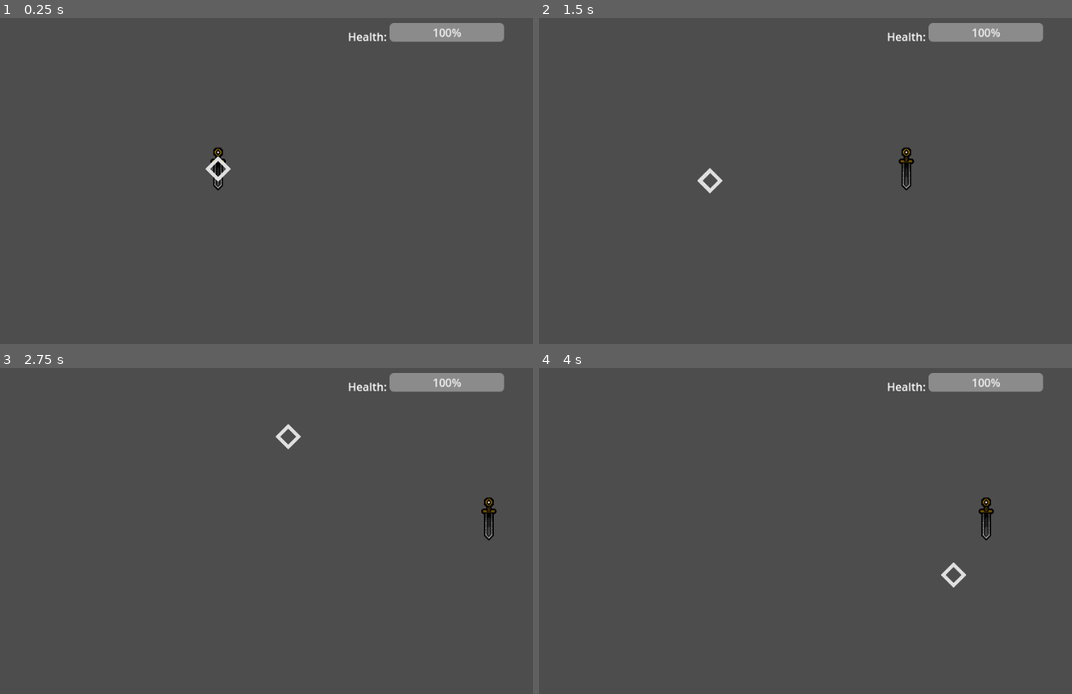
Above: before the commit, frames 1-4 (two rows, left to right).
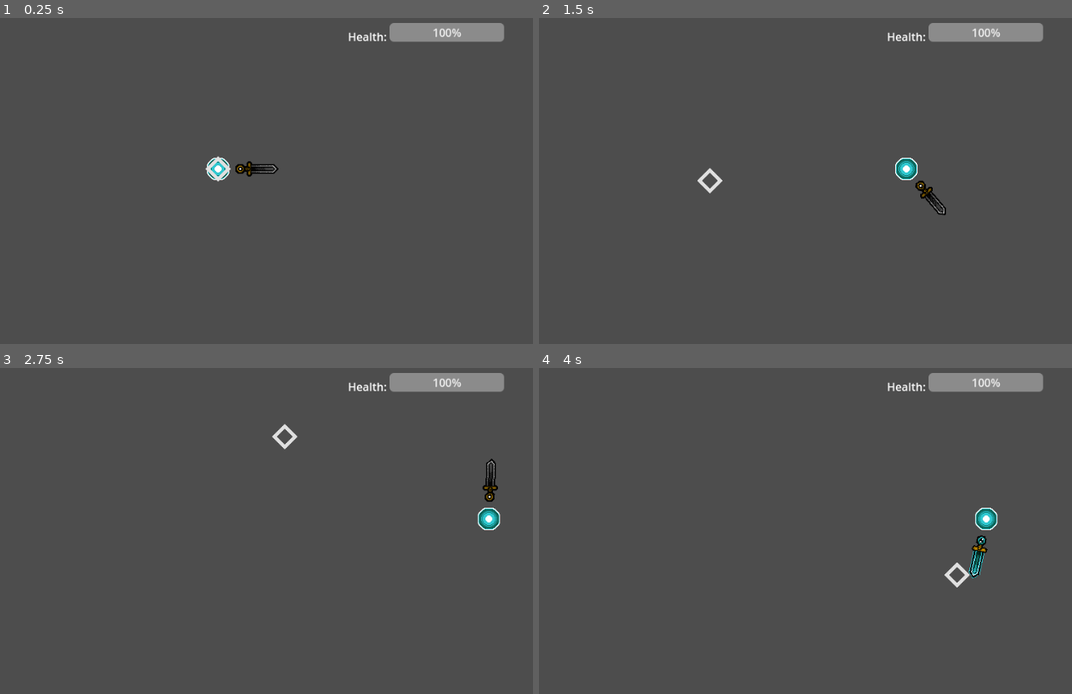
Above: after the commit, the same moments.

Repository: TheRealComedian/sam-pj16
Game: Godot game, scene res://scenes/game.tscn
The game is run twice, just before and just after one commit, with the same random seed, the same clock (stepped at 60 frames per second) and the same inputs.
Inputs (mouse positions are in pixels of both pictures, inside the frame that each line leads up to):
- Up to frame 1 (0.25 s): no input
- Up to frame 2 (1.5 s): tap Enter at 0.5 s; move the mouse to (901, 151) at 0.52 s; hold D (move_right) 0.53-1.25 s; click (901, 151) at 0.6 s; drag from (624, 187) to (880, 167) at 1.27 s
- Up to frame 3 (2.75 s): tap Space at 2 s; move the mouse to (282, 436) at 2.02 s; hold D (move_right) from 2.03 s (still down); hold Ctrl from 2.03 s (still down); click (282, 436) at 2.3 s
- Up to frame 4 (4 s): release D (move_right) at 2.75 s; release Ctrl at 2.75 s; drag from (725, 592) to (554, 462) at 2.77 s; tap Enter at 3.5 s; move the mouse to (954, 573) at 3.52 s; hold A (move_left) from 3.53 s (still down); tap Z at 3.6 s; click (954, 573) at 3.8 s

The runs differ from the first frame. In frame 1, 0.4% of the frame differs, in the area x 38-53%, y 39-53%; in frame 2, 0.5%; in frame 3, 0.7%; in frame 4, 0.8%, in the area x 75-87%, y 39-68%.

Commit message:
added weapon base class and sword base class
other changes include:
- moved cursor from player to main scene
- changed a lot of the player code and functionality, moving some to weapon states and reorganizing others

Diff:
--- a/project.godot
+++ b/project.godot
@@ -90,6 +90,11 @@
 , Object(InputEventJoypadMotion,"resource_local_to_scene":false,"resource_name":"","device":-1,"axis":0,"axis_value":1.0,"script":null)
 ]
 }
+attack={
+"deadzone": 0.5,
+"events": [Object(InputEventMouseButton,"resource_local_to_scene":false,"resource_name":"","device":-1,"window_id":0,"alt_pressed":false,"shift_pressed":false,"ctrl_pressed":false,"meta_pressed":false,"button_mask":1,"position":Vector2(100, 15),"global_position":Vector2(109, 61),"factor":1.0,"button_index":1,"canceled":false,"pressed":true,"double_click":false,"script":null)
+]
+}
 
 [layer_names]
 
--- a/scenes/components/hitbox_component.tscn
+++ b/scenes/components/hitbox_component.tscn
@@ -3,4 +3,6 @@
 [ext_resource type="Script" path="res://scenes/components/hitbox_component.gd" id="1_6okwp"]
 
 [node name="Hitbox" type="Area2D"]
+collision_layer = 8
+collision_mask = 96
 script = ExtResource("1_6okwp")
--- a/scenes/components/hurtbox_component.tscn
+++ b/scenes/components/hurtbox_component.tscn
@@ -3,6 +3,8 @@
 [ext_resource type="Script" path="res://scenes/components/hurtbox_component.gd" id="1_3pb4x"]
 
 [node name="Hurtbox" type="Area2D"]
+collision_layer = 4
+collision_mask = 8
 script = ExtResource("1_3pb4x")
 
 [connection signal="area_entered" from="." to="." method="_on_area_entered"]
--- a/scenes/entities/player/player.gd
+++ b/scenes/entities/player/player.gd
@@ -4,15 +4,7 @@
 @export var movement_speed: int = 300
 const momentum = 1200
 const friction = 600
-@onready var cursor: AnimatedSprite2D = $Cursor
-@onready var cursor_ray: RayCast2D = $CursorFacing
 @export var health_component: HealthComponent
-
-## rotation angle to orient something towards the cursor
-##NOTE: default resting position is facing right (0.0)
-var angle_to_cursor: float:
-	get():
-		return self.get_angle_to(get_global_mouse_position())
 
 func _ready():
 	if Global.player:
@@ -21,12 +13,8 @@
 	Global.player = self
 	Global.hud.health_bar.connect_health(health_component)
 
-func _physics_process(delta: float) -> void:
-	cursor.global_position = get_global_mouse_position()
-	# Placeholder visual to show what direction a weapon would be facing
-	cursor_ray.rotation = angle_to_cursor
-
+func _physics_process(delta):
 	var input_direction = Input.get_vector("move_left", "move_right", "move_up", "move_down")
 	if !input_disabled:
-		self.velocity = velocity.move_toward(input_direction * movement_speed, momentum * delta)
+		velocity = velocity.move_toward(input_direction * movement_speed, momentum * delta)
 	move_and_slide()
--- a/scenes/entities/player/player.tscn
+++ b/scenes/entities/player/player.tscn
@@ -1,31 +1,16 @@
-[gd_scene load_steps=10 format=3 uid="uid://c4xyjdvy1qpyx"]
+[gd_scene load_steps=8 format=3 uid="uid://c4xyjdvy1qpyx"]
 
 [ext_resource type="Script" path="res://scenes/entities/player/player.gd" id="1_3evo7"]
-[ext_resource type="Texture2D" uid="uid://c2mkp15l80a7l" path="res://Blade.png" id="2_pnhr1"]
-[ext_resource type="Texture2D" uid="uid://dk3rnrcrrw8yr" path="res://assets/godot/icons/State.png" id="3_sc85x"]
+[ext_resource type="Texture2D" uid="uid://bmyq5fspilx6v" path="res://Wisper Mote.png" id="2_ed7un"]
 [ext_resource type="PackedScene" uid="uid://8p244x1dnspa" path="res://scenes/components/health_component.tscn" id="4_758oi"]
+[ext_resource type="PackedScene" uid="uid://b6ukhia0s6mkl" path="res://scenes/weapons/sword_base/sword.tscn" id="5_6qmra"]
 [ext_resource type="PackedScene" uid="uid://sgkunku4x031" path="res://scenes/components/hurtbox_component.tscn" id="5_23hp3"]
 
 [sub_resource type="RectangleShape2D" id="RectangleShape2D_srh2y"]
-size = Vector2(22, 62)
-
-[sub_resource type="AtlasTexture" id="AtlasTexture_jk3v1"]
-atlas = ExtResource("3_sc85x")
-region = Rect2(0, 0, 256, 256)
-
-[sub_resource type="SpriteFrames" id="SpriteFrames_momce"]
-animations = [{
-"frames": [{
-"duration": 1.0,
-"texture": SubResource("AtlasTexture_jk3v1")
-}],
-"loop": true,
-"name": &"default",
-"speed": 5.0
-}]
+size = Vector2(32, 32)
 
 [sub_resource type="RectangleShape2D" id="RectangleShape2D_445qy"]
-size = Vector2(35.39, 55.2056)
+size = Vector2(32, 32)
 
 [node name="Player" type="CharacterBody2D" node_paths=PackedStringArray("health_component")]
 collision_layer = 2
@@ -34,26 +19,20 @@
 health_component = NodePath("HealthComponent")
 
 [node name="Sprite2D" type="Sprite2D" parent="."]
-texture = ExtResource("2_pnhr1")
+texture = ExtResource("2_ed7un")
 
 [node name="CollisionShape2D" type="CollisionShape2D" parent="."]
 shape = SubResource("RectangleShape2D_srh2y")
 
-[node name="Cursor" type="AnimatedSprite2D" parent="."]
-scale = Vector2(0.142427, 0.142427)
-sprite_frames = SubResource("SpriteFrames_momce")
-frame_progress = 0.716665
+[node name="Hurtbox" parent="." node_paths=PackedStringArray("health_component") instance=ExtResource("5_23hp3")]
+collision_layer = 2
+health_component = NodePath("../HealthComponent")
+metadata/_edit_group_ = true
 
-[node name="CursorFacing" type="RayCast2D" parent="."]
-target_position = Vector2(64, 0)
+[node name="CollisionShape2D" type="CollisionShape2D" parent="Hurtbox"]
+shape = SubResource("RectangleShape2D_445qy")
+debug_color = Color(0.244572, 0.601581, 0.581193, 0.42)
 
 [node name="HealthComponent" parent="." instance=ExtResource("4_758oi")]
 
-[node name="Hurtbox" parent="." node_paths=PackedStringArray("health_component") instance=ExtResource("5_23hp3")]
-position = Vector2(30.305, -15.2056)
-health_component = NodePath("../HealthComponent")
-
-[node name="CollisionShape2D" type="CollisionShape2D" parent="Hurtbox"]
-position = Vector2(-30.305, 11.6028)
-shape = SubResource("RectangleShape2D_445qy")
-debug_color = Color(0.244572, 0.601581, 0.581193, 0.42)
+[node name="Sword" parent="." instance=ExtResource("5_6qmra")]
--- a/scenes/game.gd
+++ b/scenes/game.gd
@@ -1,8 +1,13 @@
 class_name Game extends Node2D
 ## The main scene of the project, within all 2D nodes will be added
+
+@onready var cursor = $Cursor
 
 func _ready():
 	Global.game = self
 
 	#NOTE: this may seem obsolete, but trust me having a separate global signal for the main scene's readiness prevents a lot of issues using the built in ready signal causes
 	SignalBus.main_scene_ready.emit()
+
+func _process(delta):
+	cursor.global_position = get_global_mouse_position()
--- a/scenes/game.tscn
+++ b/scenes/game.tscn
@@ -1,9 +1,25 @@
-[gd_scene load_steps=5 format=3 uid="uid://7wibdi5xwkt"]
+[gd_scene load_steps=8 format=3 uid="uid://7wibdi5xwkt"]
 
 [ext_resource type="Script" path="res://scenes/game.gd" id="1_ilbpj"]
 [ext_resource type="PackedScene" uid="uid://c4xyjdvy1qpyx" path="res://scenes/entities/player/player.tscn" id="2_ie04y"]
 [ext_resource type="Script" path="res://scenes/ui/hud/hud.gd" id="2_nyb4e"]
 [ext_resource type="PackedScene" uid="uid://m4b6gk7f36vg" path="res://scenes/entities/health_bar.tscn" id="3_a6vth"]
+[ext_resource type="Texture2D" uid="uid://dk3rnrcrrw8yr" path="res://assets/godot/icons/State.png" id="5_1cxmy"]
+
+[sub_resource type="AtlasTexture" id="AtlasTexture_jk3v1"]
+atlas = ExtResource("5_1cxmy")
+region = Rect2(0, 0, 256, 256)
+
+[sub_resource type="SpriteFrames" id="SpriteFrames_mk6ck"]
+animations = [{
+"frames": [{
+"duration": 1.0,
+"texture": SubResource("AtlasTexture_jk3v1")
+}],
+"loop": true,
+"name": &"default",
+"speed": 5.0
+}]
 
 [node name="Game" type="Node2D"]
 script = ExtResource("1_ilbpj")
@@ -41,3 +57,7 @@
 [node name="Player" parent="." instance=ExtResource("2_ie04y")]
 
 [node name="Camera2D" type="Camera2D" parent="."]
+
+[node name="Cursor" type="AnimatedSprite2D" parent="."]
+scale = Vector2(0.142427, 0.142427)
+sprite_frames = SubResource("SpriteFrames_mk6ck")
--- /dev/null
+++ b/scenes/weapons/sword_base/sword.gd
@@ -0,0 +1,23 @@
+class_name Sword extends Weapon
+
+@export var sprite: AnimatedSprite2D
+@export var hitbox: CollisionShape2D
+
+@export_category("Animation Durations")
+## time it takes for the active swipe animation, hitbox is active during this timeframe
+@export var swipe_duration: float = 0.3
+## time after swipe animation where action remains disabled before returning t idle state
+@export var cooldown_duration: float = 1.0
+
+func attack():
+	var animation_tween: Tween = get_tree().create_tween()
+	animation_tween.tween_property(self, 'rotation', self.rotation-1.1, 0.1)
+	await animation_tween.finished
+	hitbox.disabled = false
+	sprite.play('active')
+	animation_tween = get_tree().create_tween()
+	animation_tween.tween_property(self, 'rotation', self.rotation+2.1, swipe_duration)
+	await animation_tween.finished
+	hitbox.disabled = true
+	sprite.play('inactive')
+	await Util.wait(cooldown_duration).timeout
--- /dev/null
+++ b/scenes/weapons/sword_base/sword.tscn
@@ -0,0 +1,84 @@
+[gd_scene load_steps=14 format=3 uid="uid://b6ukhia0s6mkl"]
+
+[ext_resource type="PackedScene" uid="uid://b1lpwgiginedg" path="res://scenes/weapons/weapon_base/weapon.tscn" id="1_omrgh"]
+[ext_resource type="Script" path="res://scenes/weapons/sword_base/sword.gd" id="2_7dl35"]
+[ext_resource type="Texture2D" uid="uid://bmdit23huhynx" path="res://Blade Battlforme.png" id="3_4tvn8"]
+[ext_resource type="Texture2D" uid="uid://c2mkp15l80a7l" path="res://Blade.png" id="4_31d6s"]
+[ext_resource type="Texture2D" uid="uid://dglgqnut2mfur" path="res://Inert Blade.png" id="5_mv7co"]
+[ext_resource type="PackedScene" uid="uid://1rq7hjdwqhix" path="res://scenes/components/hitbox_component.tscn" id="6_tj0cf"]
+
+[sub_resource type="AtlasTexture" id="AtlasTexture_m8f8i"]
+atlas = ExtResource("3_4tvn8")
+region = Rect2(0, 0, 64, 64)
+
+[sub_resource type="AtlasTexture" id="AtlasTexture_0jynt"]
+atlas = ExtResource("4_31d6s")
+region = Rect2(0, 0, 64, 64)
+
+[sub_resource type="AtlasTexture" id="AtlasTexture_rk067"]
+atlas = ExtResource("5_mv7co")
+region = Rect2(0, 0, 64, 64)
+
+[sub_resource type="AtlasTexture" id="AtlasTexture_uells"]
+atlas = ExtResource("4_31d6s")
+region = Rect2(0, 0, 64, 64)
+
+[sub_resource type="AtlasTexture" id="AtlasTexture_1bj7e"]
+atlas = ExtResource("5_mv7co")
+region = Rect2(0, 0, 64, 64)
+
+[sub_resource type="SpriteFrames" id="SpriteFrames_kls4t"]
+animations = [{
+"frames": [{
+"duration": 1.0,
+"texture": SubResource("AtlasTexture_m8f8i")
+}],
+"loop": true,
+"name": &"active",
+"speed": 5.0
+}, {
+"frames": [{
+"duration": 4.0,
+"texture": SubResource("AtlasTexture_0jynt")
+}, {
+"duration": 0.1,
+"texture": SubResource("AtlasTexture_rk067")
+}, {
+"duration": 0.2,
+"texture": SubResource("AtlasTexture_uells")
+}, {
+"duration": 0.1,
+"texture": SubResource("AtlasTexture_1bj7e")
+}],
+"loop": true,
+"name": &"inactive",
+"speed": 1.0
+}]
+
+[sub_resource type="CapsuleShape2D" id="CapsuleShape2D_lrx43"]
+radius = 16.0
+height = 48.0
+
+[node name="Sword" node_paths=PackedStringArray("sprite", "hitbox") instance=ExtResource("1_omrgh")]
+script = ExtResource("2_7dl35")
+sprite = NodePath("AnimatedSprite2D")
+hitbox = NodePath("Hitbox/CollisionShape2D")
+swipe_duration = 0.3
+cooldown_duration = 1.0
+
+[node name="AnimatedSprite2D" type="AnimatedSprite2D" parent="." index="2"]
+position = Vector2(56, 0)
+rotation = -1.57079
+sprite_frames = SubResource("SpriteFrames_kls4t")
+animation = &"active"
+autoplay = "inactive"
+
+[node name="Hitbox" parent="." index="3" instance=ExtResource("6_tj0cf")]
+damage = 1.0
+
+[node name="CollisionShape2D" type="CollisionShape2D" parent="Hitbox" index="0"]
+position = Vector2(72, 0)
+rotation = -1.57079
+shape = SubResource("CapsuleShape2D_lrx43")
+disabled = true
+debug_color = Color(0.9967, 0, 0.181514, 0.42)
--- /dev/null
+++ b/scenes/weapons/weapon_base/states/attack.gd
@@ -0,0 +1,7 @@
+## Attack
+## Weapon is mid-attack or in cooldown between hits
+extends State
+
+func enter():
+	await owner.attack()
+	Transitioned.emit(self, 'Idle')
--- /dev/null
+++ b/scenes/weapons/weapon_base/states/idle.gd
@@ -0,0 +1,12 @@
+## Idle
+## Weapon is ready to be used, angling towards target aim
+extends State
+
+func physics_update(_delta):
+	##TODO: this is a placeholder for the player. to make it reusable this can't be here when added to enemies, so it will need to be changed
+	# Not sure if I want to move this to player-side controls since that'll be a mess of states back and forth, or if I should just add cases here for if the user is a player or enemy.
+	if !Global.game: await SignalBus.main_scene_ready
+	owner.look_at(Global.game.get_global_mouse_position())
+
+	if Input.is_action_just_pressed("attack"):
+		Transitioned.emit(self, 'attack')
--- /dev/null
+++ b/scenes/weapons/weapon_base/weapon.gd
@@ -0,0 +1,6 @@
+class_name Weapon extends Node2D
+
+## Async method called in the attack script
+# override with any attack functionality like sprite/position changes or hitbox control
+func attack():
+	pass
--- /dev/null
+++ b/scenes/weapons/weapon_base/weapon.tscn
@@ -0,0 +1,21 @@
+[gd_scene load_steps=5 format=3 uid="uid://b1lpwgiginedg"]
+
+[ext_resource type="Script" path="res://scenes/weapons/weapon_base/weapon.gd" id="1_t2fnw"]
+[ext_resource type="PackedScene" uid="uid://bymt3484vhpqx" path="res://scenes/components/FSM/finite_state_machine.tscn" id="2_yh760"]
+[ext_resource type="Script" path="res://scenes/weapons/weapon_base/states/idle.gd" id="3_5lo3y"]
+[ext_resource type="Script" path="res://scenes/weapons/weapon_base/states/attack.gd" id="4_oso62"]
+
+[node name="Weapon" type="Node2D"]
+script = ExtResource("1_t2fnw")
+
+[node name="FiniteStateMachine" parent="." node_paths=PackedStringArray("initial_state") instance=ExtResource("2_yh760")]
+initial_state = NodePath("Idle")
+
+[node name="Idle" type="Node" parent="FiniteStateMachine"]
+script = ExtResource("3_5lo3y")
+
+[node name="Attack" type="Node" parent="FiniteStateMachine"]
+script = ExtResource("4_oso62")
+
+[node name="Aim" type="RayCast2D" parent="."]
+target_position = Vector2(32, 0)
